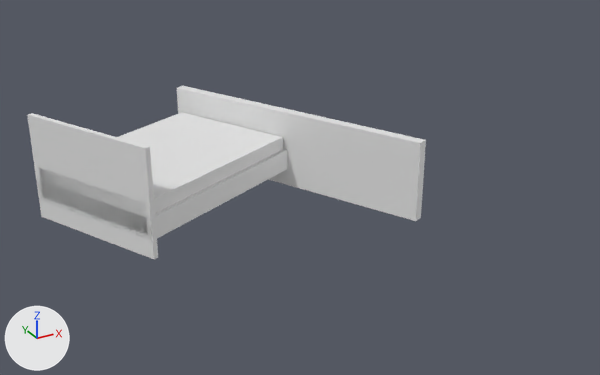
An edit to the glTF model dataset/unit_augment/mesh_09.glb, drawn before and after from the same camera.
Camera for both pictures: a 50 mm lens placed at (-0.471, -1.866, 0.795), pointed at (0.321, -0.425, 0.075). Every picture has the same lights, and +X, +Y and +Z are marked at lower left. Where no turn or scale is listed for an object, it has been applied to the vertices.

The first picture shows 'geometry_0'.
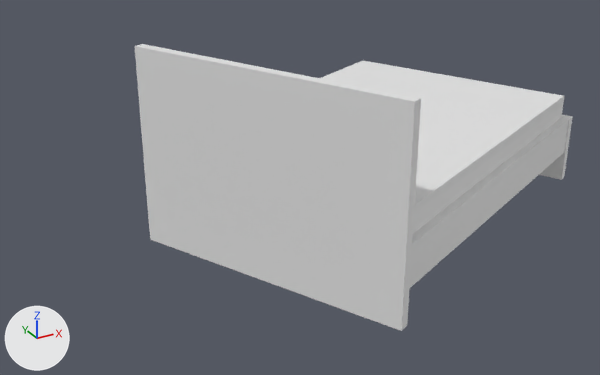
Where the change shows, as pixel boxes [x1, y1, x2, y2] in the pictures (600 x 375 px; the box of a moved part takes in the faces that stretch with it):
'geometry_0', reshaped (10% wider, 66% taller): before [27, 86, 426, 259]; after [135, 44, 573, 331]
part 1 of me_geometry_0, moved or reshaped: before [177, 86, 426, 221]; after [135, 44, 421, 331]
part 2 of me_geometry_0, moved or reshaped: before [27, 113, 158, 259]; after [539, 115, 573, 180]
part 3 of me_geometry_0, moved or reshaped: before [37, 149, 287, 241]; after [410, 118, 569, 288]
part 4 of me_geometry_0, moved or reshaped: before [38, 112, 283, 235]; after [320, 61, 564, 233]

The change in detail:
me_geometry_0 has 32 vertices, 48 faces and spans x -0.173..0.557, y -0.558..0.071, z 0.0..0.236.
me_geometry_0 is used by ob_geometry_0; location (0.0, 0.0, 0.0).
me_geometry_0 part 1: the loose piece of 8 vertices spanning x 0.233..0.557, y -0.558..0.071, z 0.0..0.181 is scaled about its middle by (0.861, 0.861, 2.26), then moved by (-0.256, -0.38, 0.114).
me_geometry_0 part 2: the loose piece of 8 vertices spanning x -0.173..-0.012, y -0.449..-0.137, z 0.0..0.236 is scaled about its middle by (1.73, 1.73, 0.661), then moved by (0.953, 0.022, -0.04).
me_geometry_0 part 3: the loose piece of 8 vertices spanning x -0.172..0.392, y -0.448..0.06, z 0.041..0.09 is scaled about its middle by 1.73, then moved by (0.388, -0.254, 0.048).
me_geometry_0 part 4: the loose piece of 8 vertices spanning x -0.167..0.377, y -0.439..0.044, z 0.05..0.121 is scaled about its middle by 1.73, then moved by (0.397, -0.251, 0.062).
